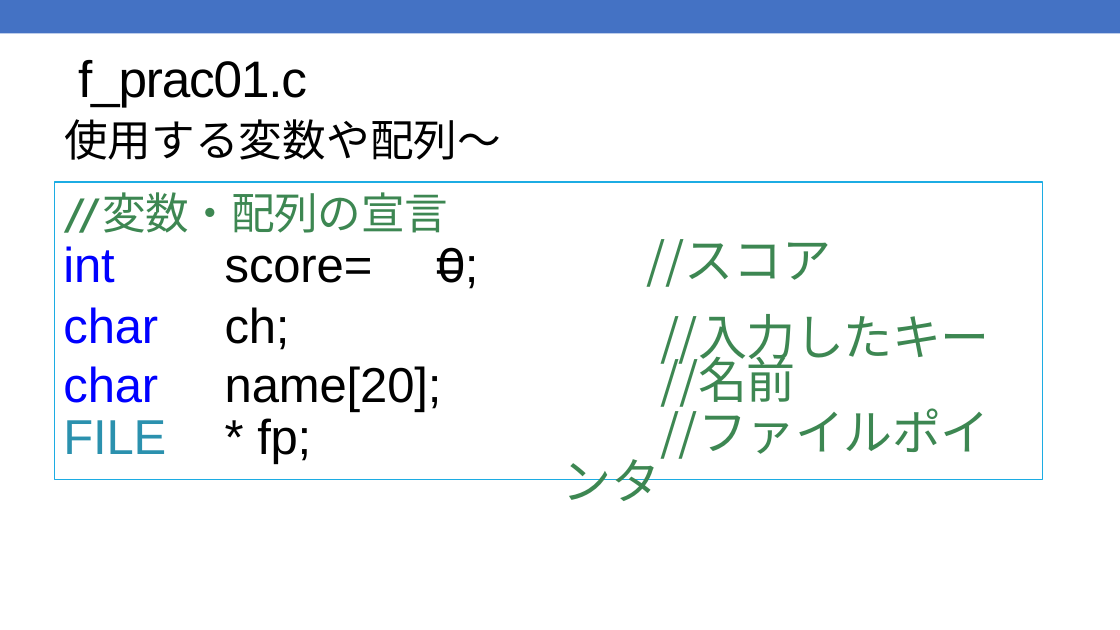
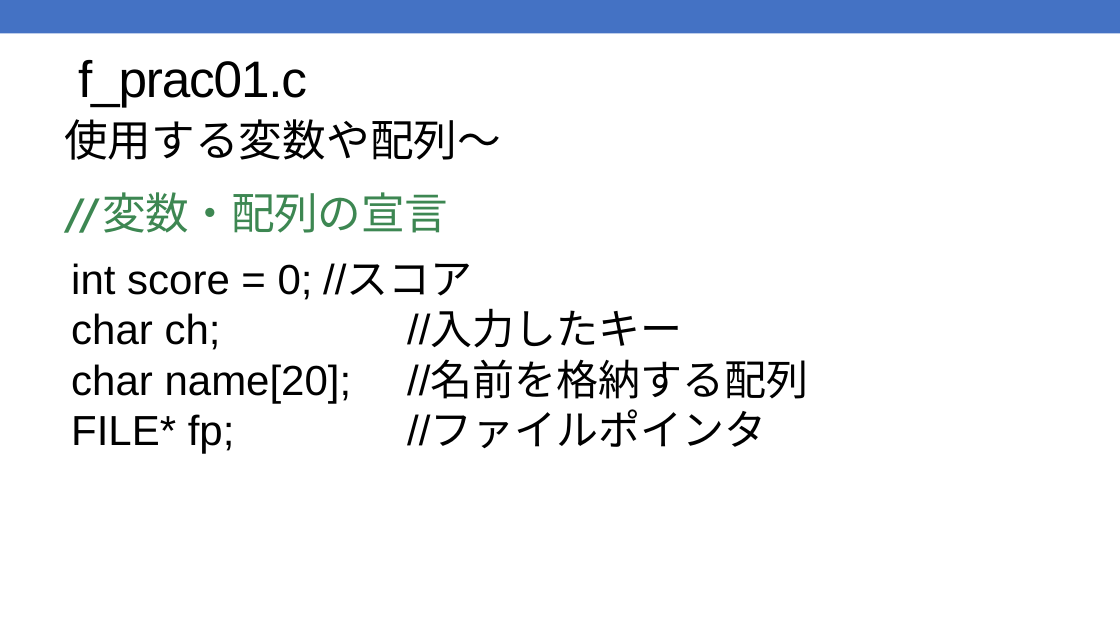
Before and after one commit to kic-murata/cpp2025, a slide deck: slide 5 of 授業資料/演習問題：ファイル処理.pptx. Drawn at 1120x630 pixels with LibreOffice and Linux fonts; fonts in the diff are those of the drawing. Boxes give left, top, right and bottom in pixels: in the first picture for what was removed or moved away, otherwise in the second. Text is boxed around its words. In the diff, an @@ line names an element or a change of style, - is before the commit and + after.

```diff
--- a/授業資料/演習問題：ファイル処理.pptx
+++ b/授業資料/演習問題：ファイル処理.pptx
@@ freeform shape removed at (55, 182, 1043, 480) @@
@@ freeform shape removed at (55, 182, 1043, 480) @@
@@ table removed at (60, 247, 1026, 505), 4 rows, 5 columns @@
-int | score= | = | 0; | //スコア
-char | ch; |  |  | //入力したキー
-char | name[20]; |  |  | //名前
-FILE | * fp; |  |  | //ファイルポインタ
@@ text added at (71, 263, 808, 454), 36 pt, text #000000 @@
+int score = 0; //スコア
+char ch; //入力したキー
+char name[20]; //名前を格納する配列
+FILE* fp; //ファイルポインタ
```
Also in this commit, not shown: 11 other slides changed, 1 other file.
